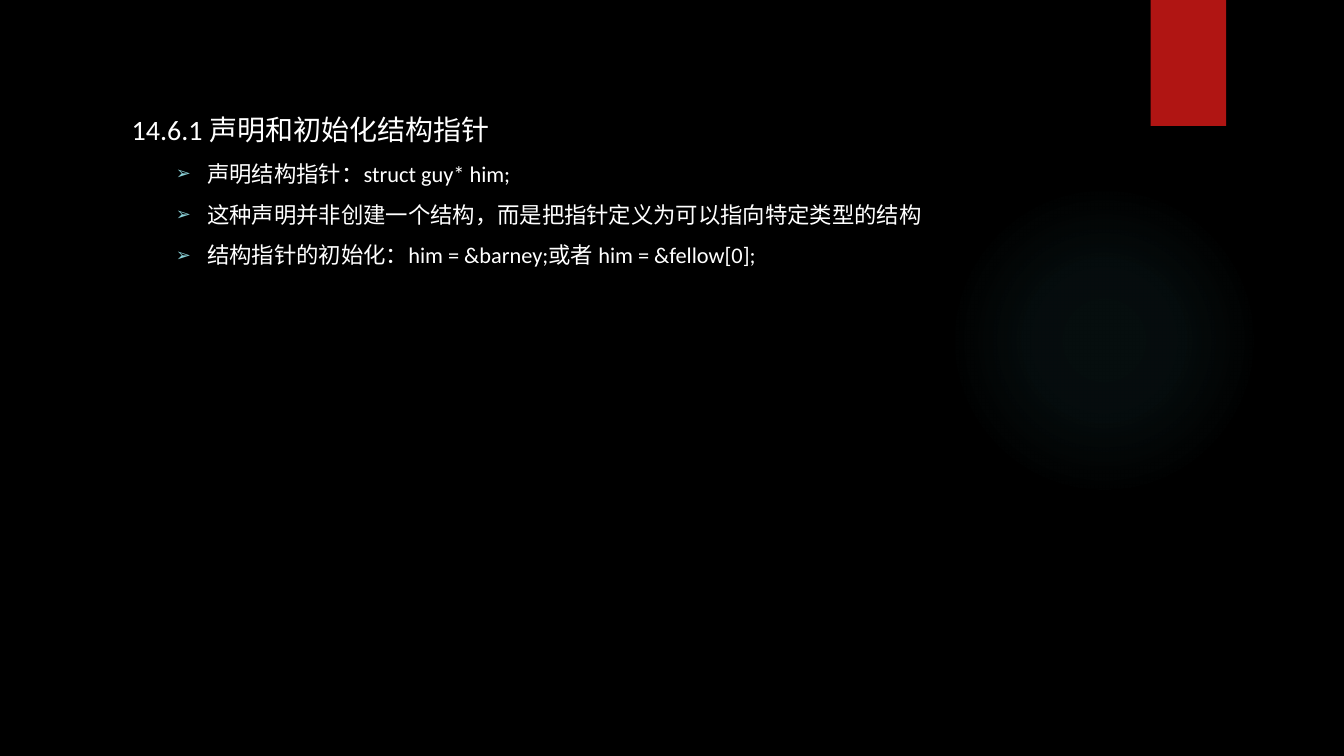
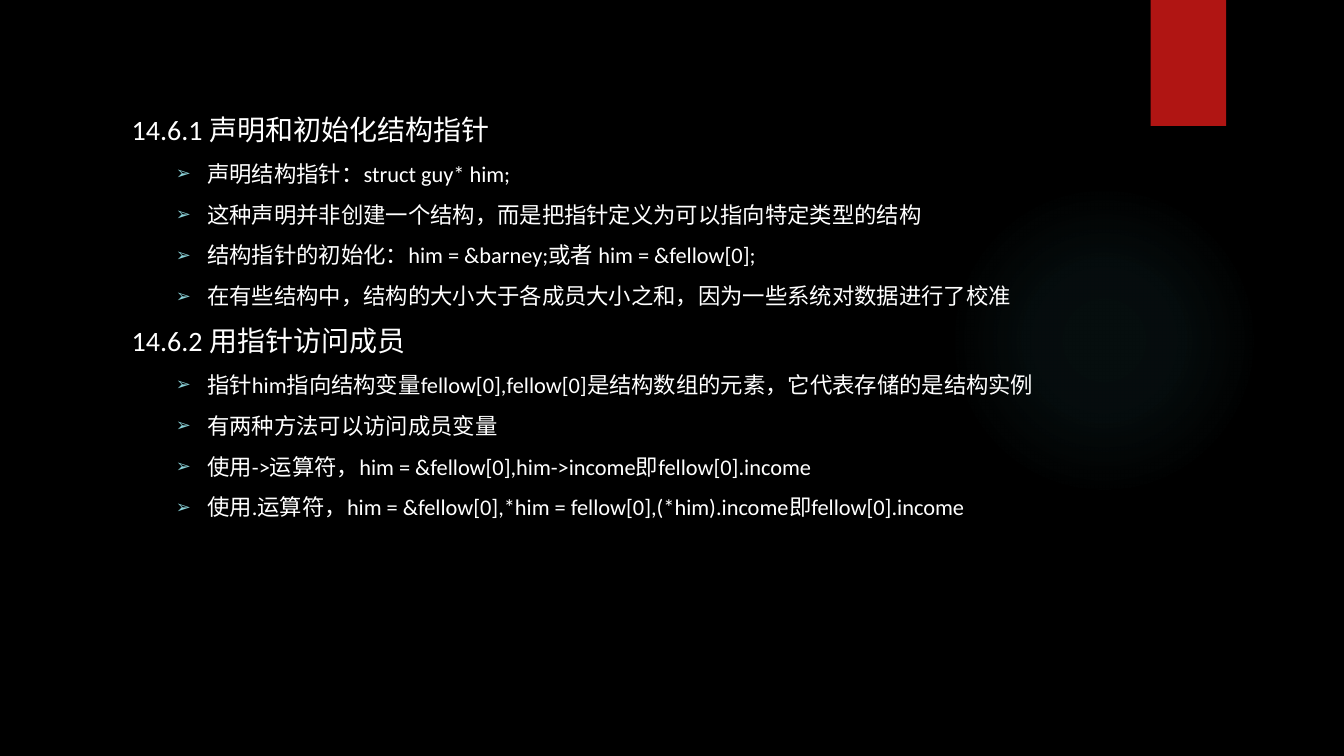
Before and after one commit to tsyin/c_ppt-code, a slide deck: slide 10 of PPT/14 结构和其他数据形式.pptx. Drawn at 1344x756 pixels with LibreOffice and Linux fonts; fonts in the diff are those of the drawing; background and template pictures are left out. Boxes give left, top, right and bottom in pixels: in the first picture for what was removed or moved away, otherwise in the second. Text is boxed around its words. In the diff, an @@ line names an element or a change of style, - is before the commit and + after.

Commit message:
ss

```diff
--- a/PPT/14 结构和其他数据形式.pptx
+++ b/PPT/14 结构和其他数据形式.pptx
@@ text at [132, 285, 1033, 518]: paragraphs added @@
+  ➢ 在有些结构中，结构的大小大于各成员大小之和，因为一些系统对数据进行了校准
+14.6.2 用指针访问成员
+  ➢ 指针him指向结构变量fellow[0],fellow[0]是结构数组的元素，它代表存储的是结构实例
+  ➢ 有两种方法可以访问成员变量
+  ➢ 使用->运算符，him = &fellow[0],him->income即fellow[0].income
+  ➢ 使用.运算符，him = &fellow[0],*him = fellow[0],(*him).income即fellow[0].income
```
Also in this commit, not shown: 6 slides added.
